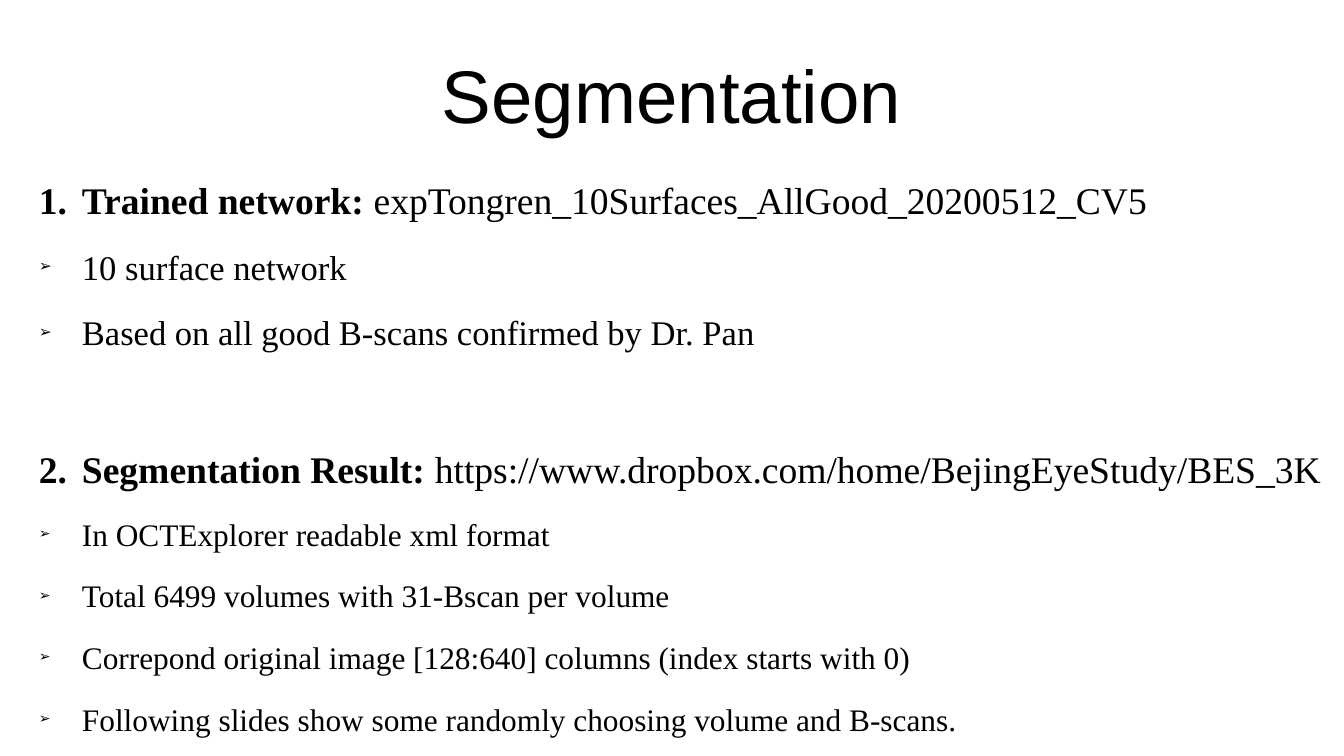
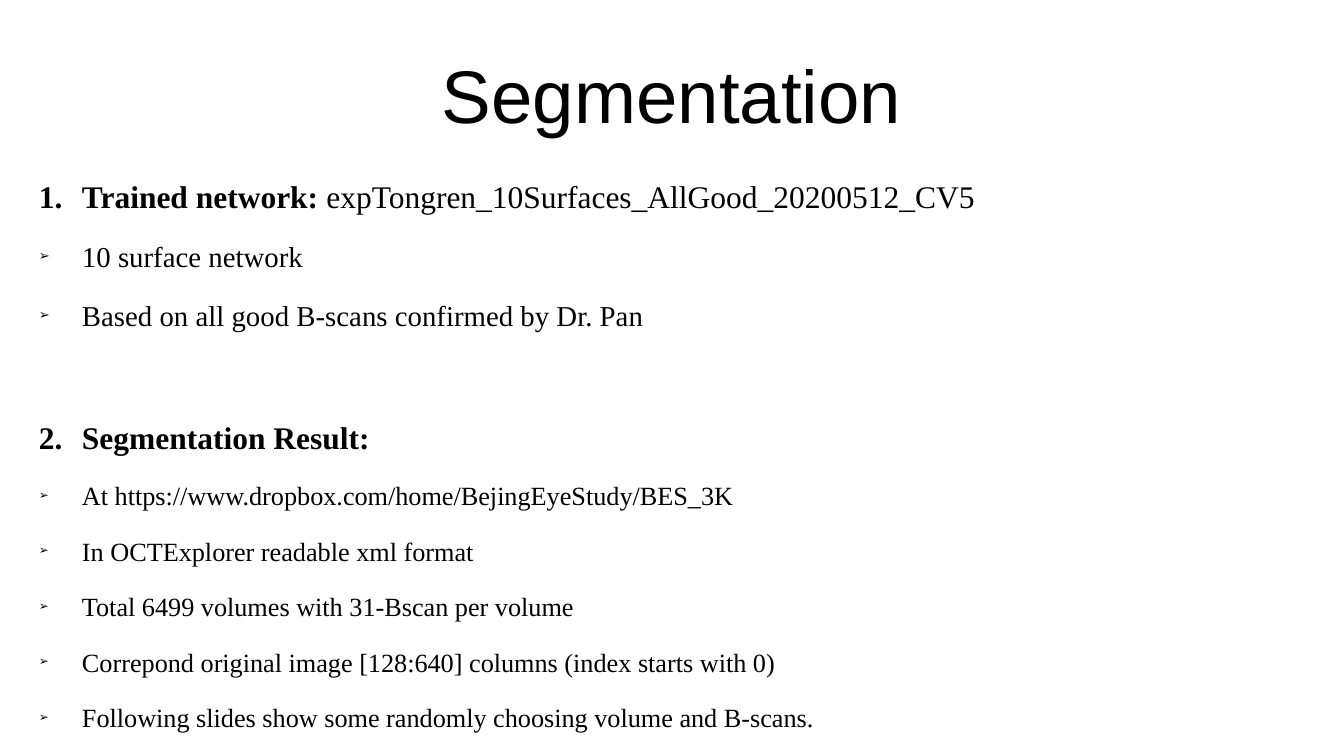
Before and after one commit to Hui-Xie/OvarianCancer, a slide deck: slide 3 of OCTMultiSurfaces/testConfig/expBES3K_10Surfaces_20200701/BES3KTestReport_20200701.odp. Drawn at 1344x756 pixels with LibreOffice and Linux fonts; fonts in the diff are those of the drawing. Boxes give left, top, right and bottom in pixels: in the first picture for what was removed or moved away, otherwise in the second. Text is boxed around its words. In the diff, an @@ line names an element or a change of style, - is before the commit and + after.

Commit message:
update BES_3K slides

```diff
--- a/OCTMultiSurfaces/testConfig/expBES3K_10Surfaces_20200701/BES3KTestReport_20200701.odp
+++ b/OCTMultiSurfaces/testConfig/expBES3K_10Surfaces_20200701/BES3KTestReport_20200701.odp
@@ text at <box>82,186,974,733</box>: size 22.2 to 18.6 pt in "Trained network: expTongren_10Surfaces_AllGood_20200512_CV5"; size 20.4 to 17.1 pt in "10 surface network", "Based on all good B-scans confirmed by ..."; size 18.5 to 15.5 pt in "In OCTExplorer readable xml format", "Total 6499 volumes with 31-Bscan per volume", "Correpond original image [128:640] columns (index starts ...", "Following slides show some randomly choosing volume ..." @@
@@ text at <box>82,427,733,511</box>: text changed; size 22.2 to 15.5 pt @@
-2. Segmentation Result: https://www.dropbox.com/home/BejingEyeStudy/BES_3K
+2. Segmentation Result:
+➢ At https://www.dropbox.com/home/BejingEyeStudy/BES_3K
```
Also in this commit, not shown: 1 slide added.
